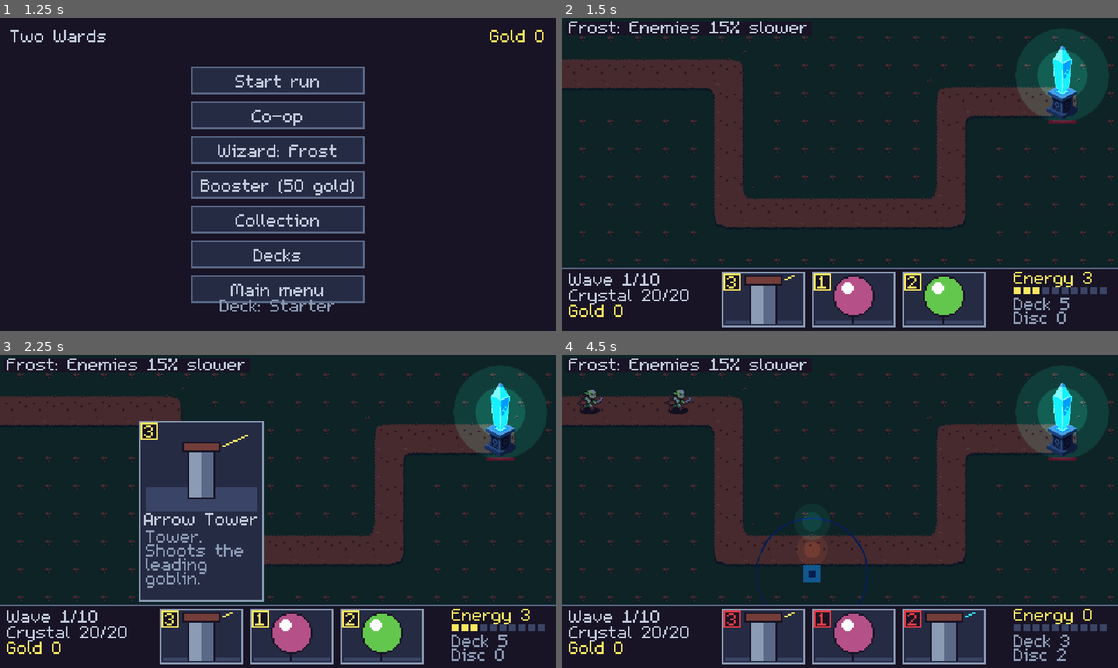
Above: before the commit, frames 1-4 (two rows, left to right).
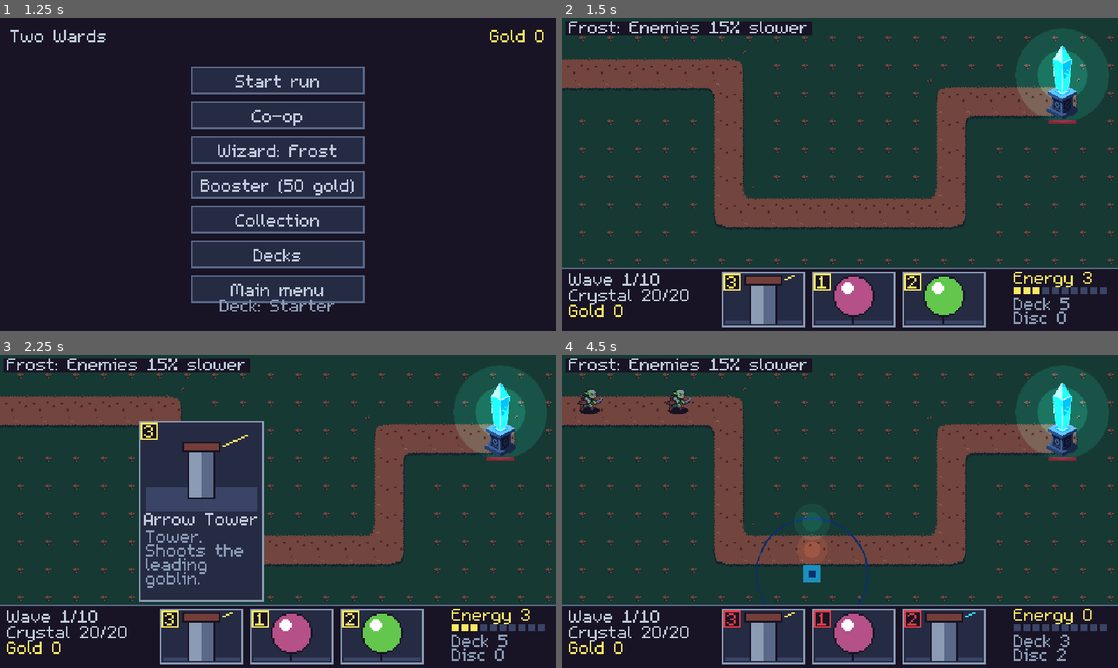
Above: after the commit, the same moments.

Repository: yggdrion/two-wards
Game: Godot game, scene res://scenes/main.tscn
The game is run twice, just before and just after one commit, with the same random seed, the same clock (stepped at 60 frames per second) and the same inputs.
Inputs (mouse positions are in pixels of both pictures, inside the frame that each line leads up to):
- Up to frame 1 (1.25 s): click "Play" at 0.5 s
- Up to frame 2 (1.5 s): click "Start run" at 1.25 s
- Up to frame 3 (2.25 s): tap Enter at 2 s; move the mouse to (200, 636) at 2.02 s; tap 1 at 2.1 s; click (200, 636) at 2.17 s
- Up to frame 4 (4.5 s): tap Space at 2.27, 3.02 s; move the mouse to (851, 636) at 2.77 s; tap 2 at 2.85 s; click (851, 636) at 2.92 s; move the mouse to (945, 636) at 3.52 s; tap 3 at 3.6 s; click (945, 636) at 3.67 s; move the mouse to (812, 574) at 4.27 s; tap 4 at 4.35 s; click (812, 574) at 4.42 s

Frame 1 is identical in both runs. In frame 2, 13% of the frame differs, in the area x 0-100%, y 5-79%; in frame 3, 9.6%; in frame 4, 14%, in the area x 0-100%, y 5-80%.

Commit message:
fix(art): lighter dusk so the run reads clearly

Diff:
--- a/game/scenes/lane.tscn
+++ b/game/scenes/lane.tscn
@@ -38,7 +38,7 @@
 tile_set = ExtResource("8_tiles")
 
 [node name="Dusk" type="CanvasModulate" parent="."]
-color = Color(0.38, 0.38, 0.58, 1)
+color = Color(0.62, 0.62, 0.78, 1)
 
 [node name="Path" type="Path2D" parent="."]
 curve = SubResource("Curve2D_lane")
--- a/game/scripts/lane/enemy.gd
+++ b/game/scripts/lane/enemy.gd
@@ -7,7 +7,7 @@
 
 ## Values above 1 cancel part of the lane's dusk: units stay the highest-contrast thing on
 ## screen (STYLE_GUIDE section 5).
-const UNIT_LIFT := Color(2.0, 2.0, 1.5)
+const UNIT_LIFT := Color(1.5, 1.5, 1.25)
 ## Frame anchor: feet on row 59 of the 64x64 frame stand on the enemy's position.
 const SPRITE_OFFSET := Vector2(-32, -59)
 
Not shown, changed: docs/art-reference/a2/run_anchors.png
